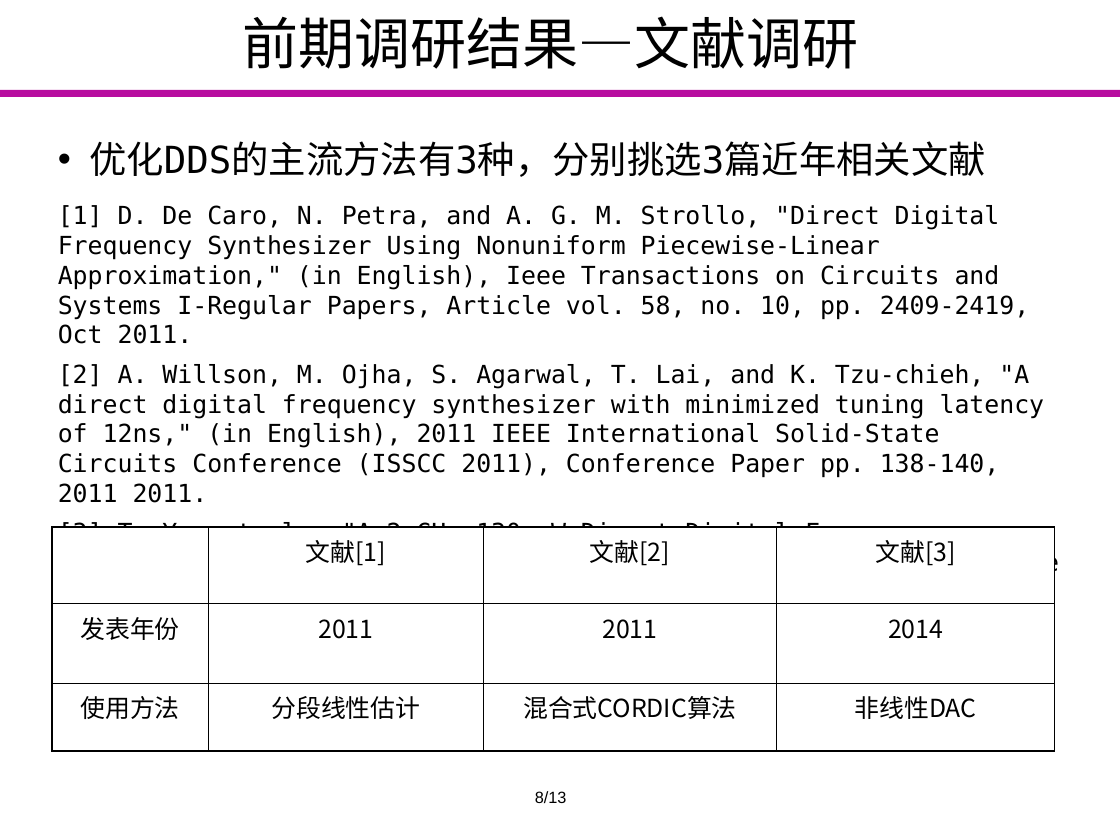
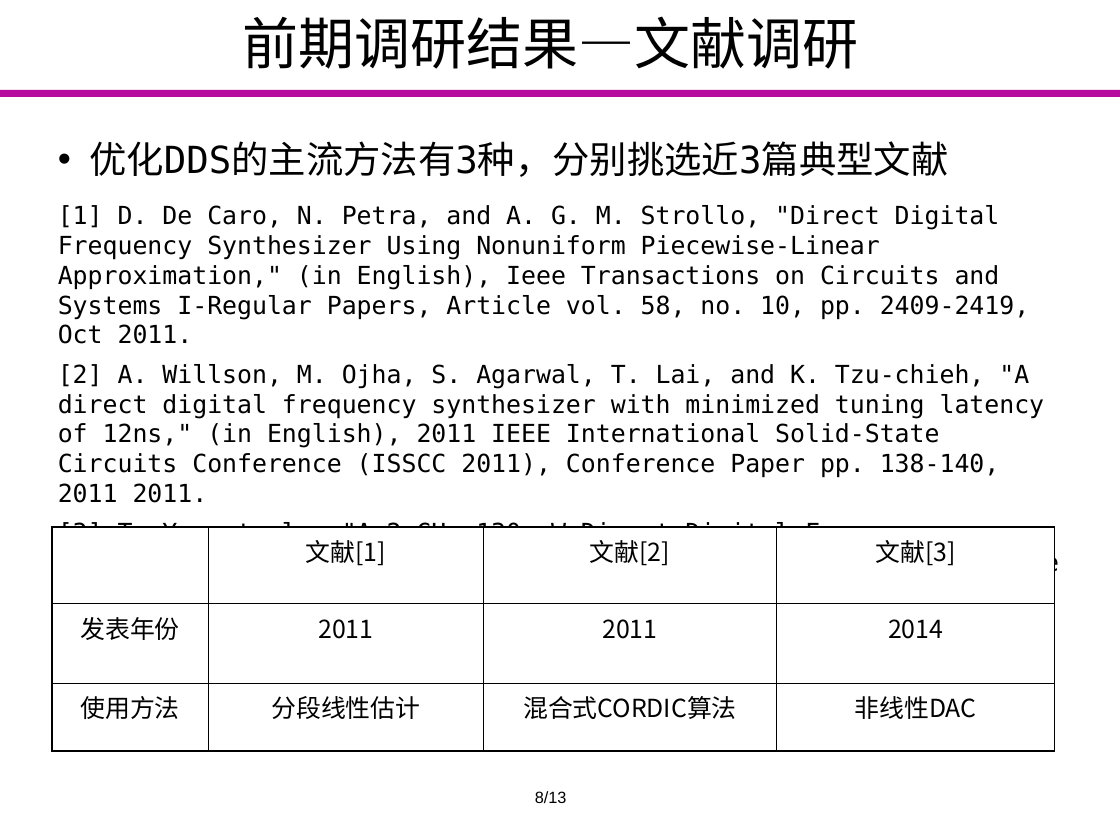
Before and after one commit to Markov2016/kaiti, a slide deck: slide 7 of ppt/yyx_v1.1.pptx. Drawn at 1120x840 pixels with LibreOffice and Linux fonts; fonts in the diff are those of the drawing; background and template pictures are left out. Boxes give left, top, right and bottom in pixels: in the first picture for what was removed or moved away, otherwise in the second. Text is boxed around its words. In the diff, an @@ line names an element or a change of style, - is before the commit and + after.

```diff
--- a/ppt/yyx_v1.1.pptx
+++ b/ppt/yyx_v1.1.pptx
@@ text at (x1=89, y1=141, x2=948, y2=177): text changed @@
-• 优化DDS的主流方法有3种，分别挑选3篇近年相关文献
+• 优化DDS的主流方法有3种，分别挑选近3篇典型文献
```
Also in this commit, not shown: 5 other slides changed, 1 slide removed.
